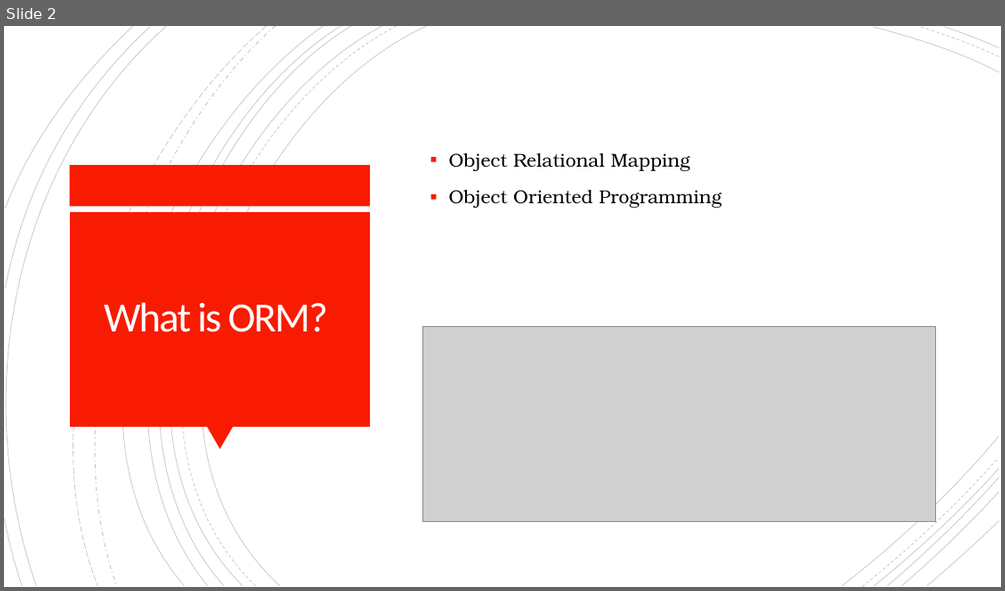
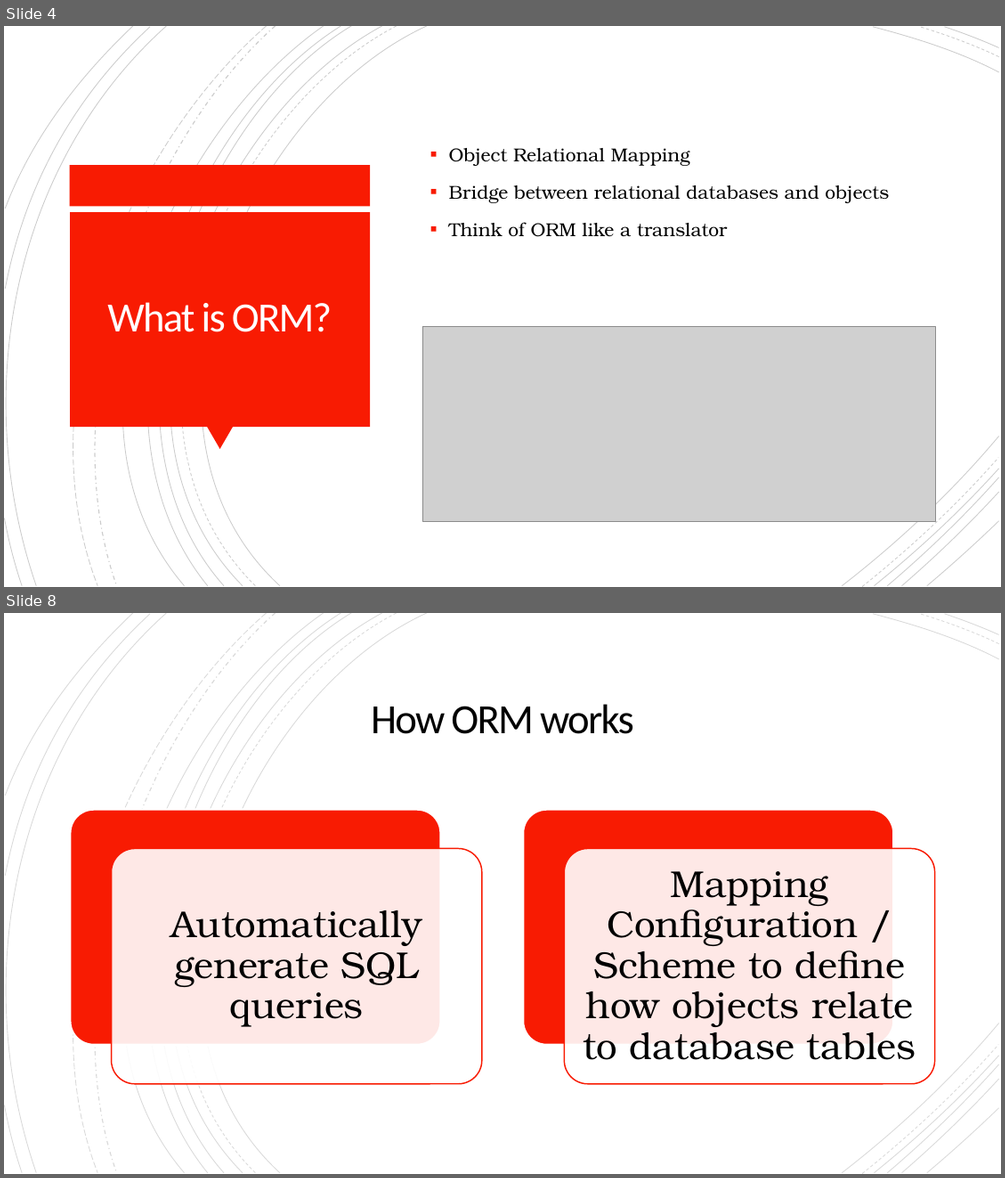
Before and after one commit to isjxn/ORM-Barcamp, a slide deck: ORM_Barcamp_Presentation.pptx. Shown one above the other, each under a label of ours: slide 2 before the commit, slides 4 and 8 after it; the slides between them are not shown. The pictures are 1005x591 and 1005x1178 pixels, drawn with LibreOffice and Linux fonts; fonts in the diff are those of the drawing; grey boxes stand for pictures. Boxes give left, top, right and bottom in pixels: in the first picture for what was removed or moved away, otherwise in the second. Text is boxed around its words. In the diff, an @@ line names an element or a change of style, - is before the commit and + after.

```diff
--- a/ORM_Barcamp_Presentation.pptx
+++ b/ORM_Barcamp_Presentation.pptx
@@ slide 8 added at [4,613,1001,1174], background #FFFFFF; not listed: 18 template elements that a slide beside it also shows @@
@@ rectangle added at [4,613,1001,1174], fill #FFFFFF @@
@@ group added at [4,613,999,1174]: 21 freeform shapes @@
@@ title added at [371,704,634,734], 40 pt, text #000000 @@
+How ORM works
@@ group added at [70,810,935,1084]: 4 rounded rectangles, 2 texts @@
+Automatically generate SQL queries
+Mapping Configuration / Scheme to define how objects relate to database tables
@@ what was slide 2 is now slide 4 @@
@@ slide 4 changed as well @@
@@ text at [449,185,889,237]: text changed @@
-▪ Object Oriented Programming
+▪ Bridge between relational databases and objects
+▪ Think of ORM like a translator
@@ title "What is ORM?": place and size @@
-title "What is ORM?" at [104,302,328,332]
+title "What is ORM?" at [107,302,332,332]
```
Also in this commit, not shown: 2 other slides changed, 12 other slides added, 3 slides removed, 1 other file.
